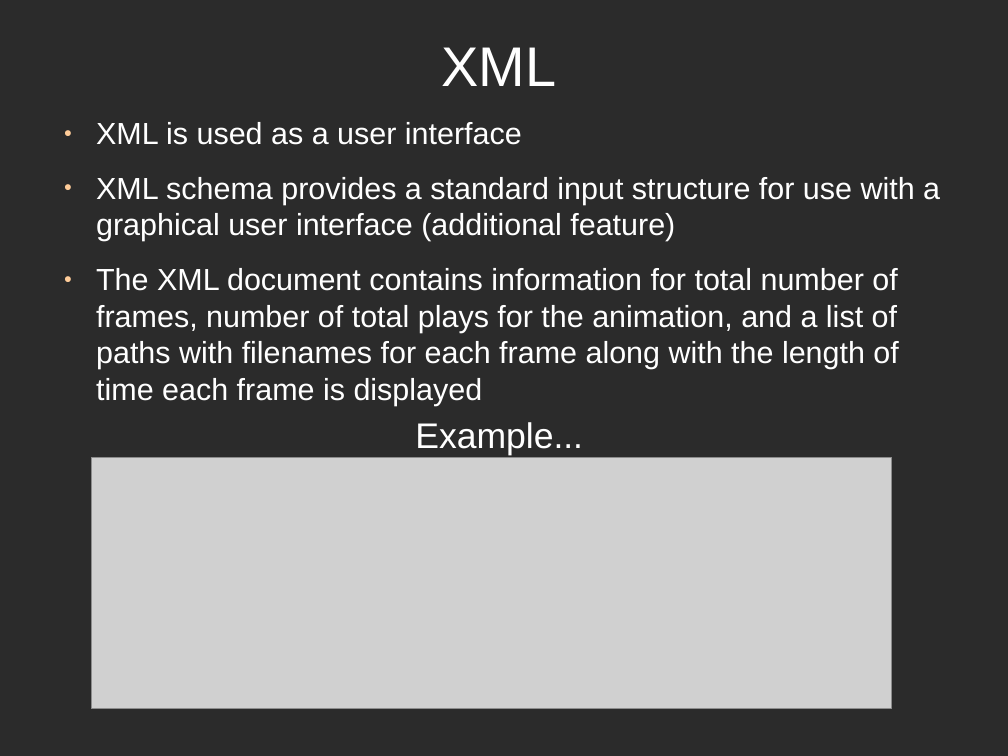
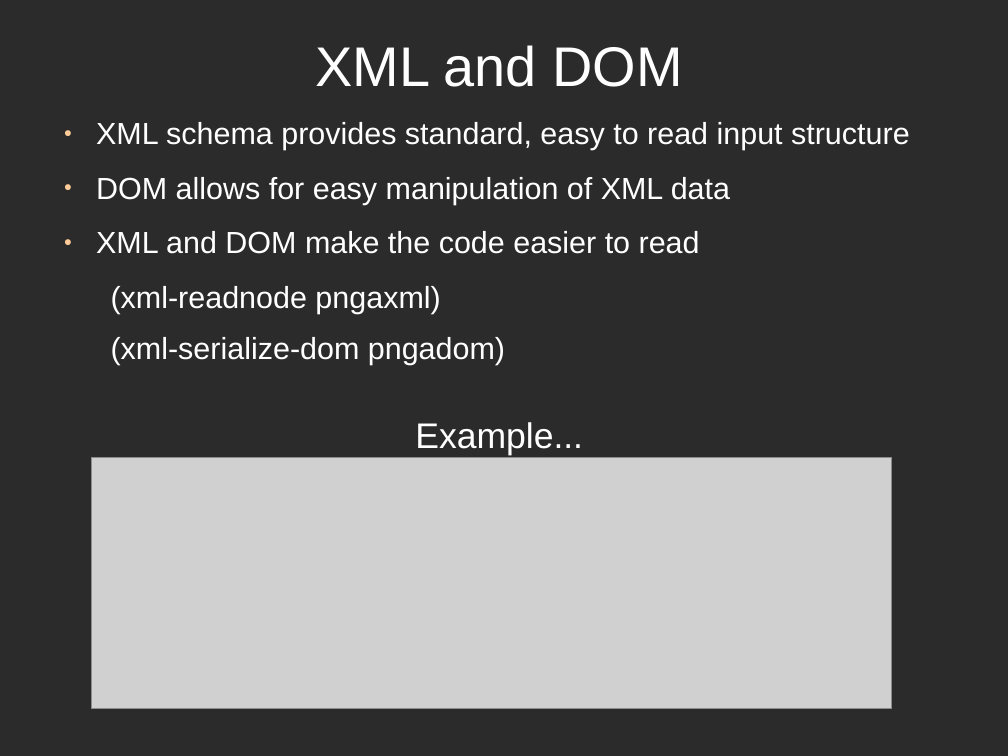
Before and after one commit to directrix1/se2, a slide deck: slide 6 of wip/SE2Presentation.odp. Drawn at 1008x756 pixels with LibreOffice and Linux fonts; fonts in the diff are those of the drawing; grey boxes stand for pictures; background and template pictures are left out; a plain dark background stands for a picture behind light text. Boxes give left, top, right and bottom in pixels: in the first picture for what was removed or moved away, otherwise in the second. Text is boxed around its words. In the diff, an @@ line names an element or a change of style, - is before the commit and + after.

```diff
--- a/wip/SE2Presentation.odp
+++ b/wip/SE2Presentation.odp
@@ title at box(315, 45, 682, 87): text changed @@
-XML
+XML and DOM
@@ text at box(96, 122, 910, 365): text changed @@
-● XML is used as a user interface
-● XML schema provides a standard input structure for use with a graphical user interface (additional feature)
-● The XML document contains information for total number of frames, number of total plays for the animation, and a list of paths with filenames for each frame along with the length of time each frame is displayed
+● XML schema provides standard, easy to read input structure
+● DOM allows for easy manipulation of XML data
+● XML and DOM make the code easier to read
+  (xml-readnode pngaxml)
+  (xml-serialize-dom pngadom)
```
Also in this commit, not shown: 8 other slides changed, 5 slides removed, 1 other file.
